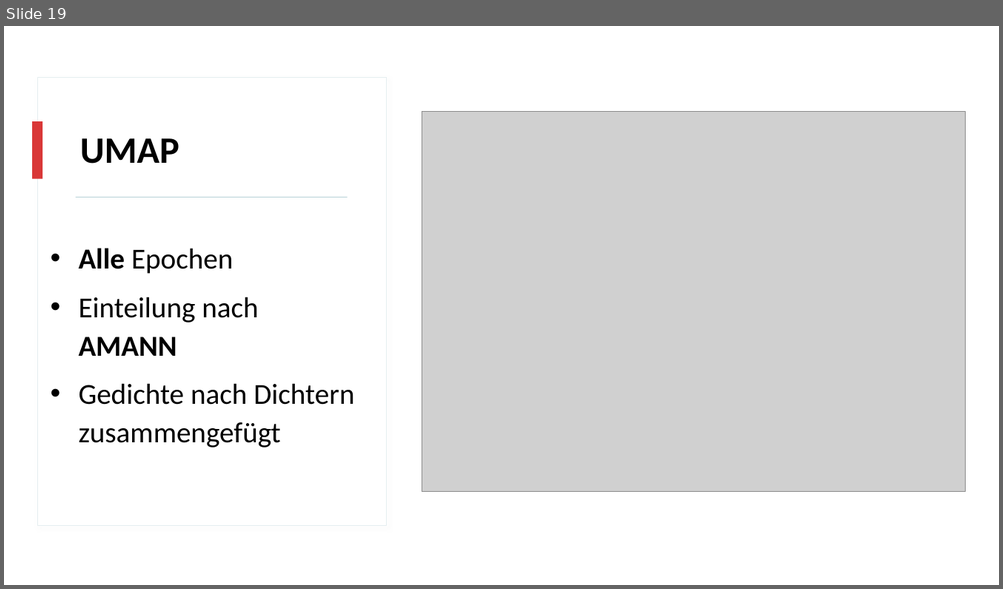
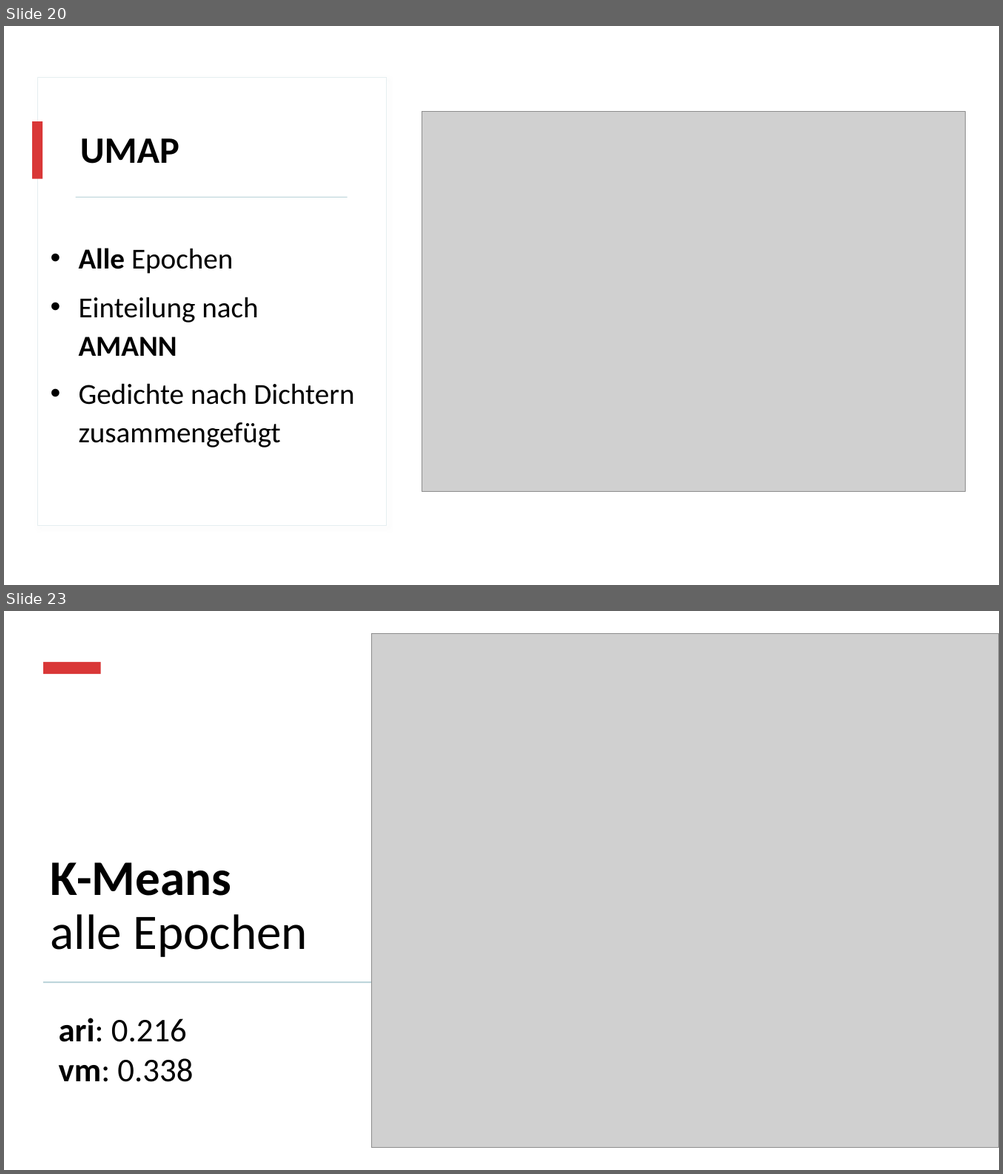
Before and after one commit to realjanpaulus/clusterpoems, a slide deck: presentation/clustering_presentation.pptx. Shown one above the other, each under a label of ours: slide 19 before the commit, slides 20 and 23 after it; the slides between them are not shown. The pictures are 1003x589 and 1003x1174 pixels, drawn with LibreOffice and Linux fonts; fonts in the diff are those of the drawing; grey boxes stand for pictures. Boxes give left, top, right and bottom in pixels: in the first picture for what was removed or moved away, otherwise in the second. Text is boxed around its words. In the diff, an @@ line names an element or a change of style, - is before the commit and + after.

```diff
--- a/presentation/clustering_presentation.pptx
+++ b/presentation/clustering_presentation.pptx
@@ slide 23 added at [4,611,999,1170], background #FFFFFF; not listed: 2 template elements that a slide beside it also shows @@
@@ rectangle added at [4,611,999,1170], fill #FFFFFF @@
@@ picture added at [371,633,999,1148] @@
@@ rectangle added at [43,662,101,674], fill #D93737 @@
@@ title added at [51,863,307,957], 48 pt, text #000000 @@
+K-Means
+alle Epochen
@@ rectangle added at [43,982,372,983], fill #BDD5DB @@
@@ text added at [59,1018,193,1082], 32 pt, text #000000 @@
+ari: 0.216
+vm: 0.338
@@ what was slide 19 is now slide 20 @@
```
Also in this commit, not shown: 2 slides changed, 8 other slides added, 4 slides removed, 14 other files.
